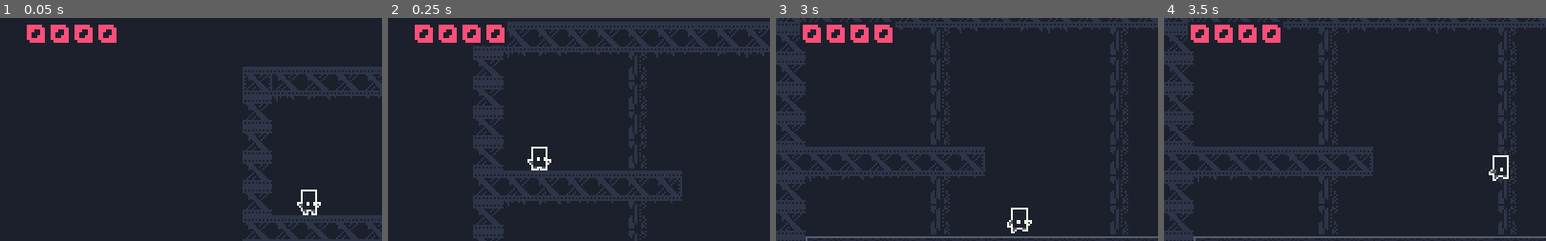
Above: before the commit, frames 1-4 (left to right).
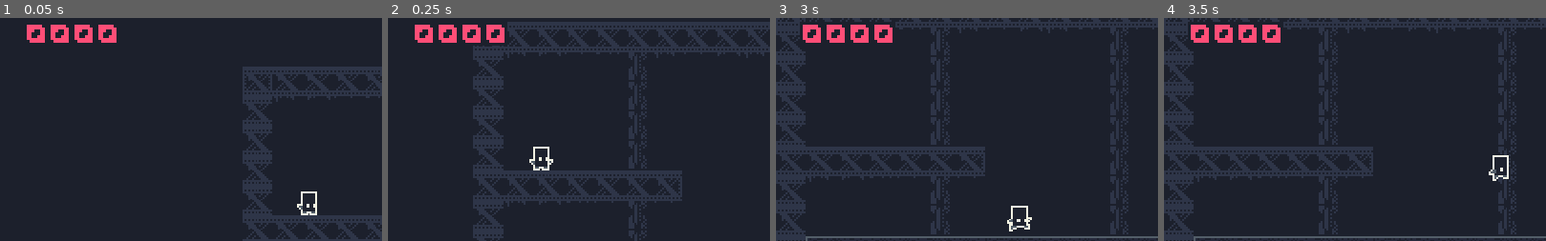
Above: after the commit, the same moments.

Repository: nassredean/2DPlatformerGodot
Game: Godot game, scene res://Scenes/Main.tscn
Two runs of this game, one before a commit and one after it. Both use one fixed random seed, a clock stepped at 60 frames per second and the inputs below.
Inputs:
- Up to frame 1 (0.05 s): no input
- Up to frame 2 (0.25 s): no input
- Up to frame 3 (3 s): hold D (move_right) 0.53-2.03 s; tap E (interact, bound only after the commit) at 0.6, 1.55, 2.1, 2.85 s; tap Space (jump) at 0.77, 0.8, 1.07, 1.35, 1.52, 1.82, 2.3 s; hold A (move_left) 2.03-2.78 s; hold D (move_right) from 2.78 s (still down)
- Up to frame 4 (3.5 s): keep holding D (move_right); tap Space (jump) at 3.02, 3.32 s
The pictures show only the part of the screen within x 0-50%, y 4-54%; the shares and areas given below are measured in that part.

The runs differ from the first frame. In frame 1, 0.2% of the frame differs, in the area x 77-84%, y 76-89%; in frame 2, 0.2%; in frame 3, 0.3%, in the area x 60-67%, y 84-97%; in frame 4, nothing differs.

Commit message:
Cleaner animation system, add slash and projectile animations

Diff:
--- a/Scenes/Character.tscn
+++ b/Scenes/Character.tscn
@@ -1,47 +1,22 @@
-[gd_scene load_steps=8 format=2]
+[gd_scene load_steps=9 format=2]
 
-[ext_resource path="res://Assets/industrial.v2.png" type="Texture" id=1]
 [ext_resource path="res://Scripts/Character.gd" type="Script" id=2]
-[ext_resource path="res://Assets/deathanim.png" type="Texture" id=3]
+[ext_resource path="res://Assets/CharacterSpriteSheet.png" type="Texture" id=4]
 
 [sub_resource type="Animation" id=4]
 resource_name = "Death"
 length = 0.6
 tracks/0/type = "value"
-tracks/0/path = NodePath("RunIdleSwipeSprite:visible")
+tracks/0/path = NodePath("CharacterSprite:frame")
 tracks/0/interp = 1
 tracks/0/loop_wrap = true
 tracks/0/imported = false
 tracks/0/enabled = true
 tracks/0/keys = {
-"times": PoolRealArray( 0 ),
-"transitions": PoolRealArray( 1 ),
-"update": 1,
-"values": [ false ]
-}
-tracks/1/type = "value"
-tracks/1/path = NodePath("DeathSprite:visible")
-tracks/1/interp = 1
-tracks/1/loop_wrap = true
-tracks/1/imported = false
-tracks/1/enabled = true
-tracks/1/keys = {
-"times": PoolRealArray( 0 ),
-"transitions": PoolRealArray( 1 ),
-"update": 1,
-"values": [ true ]
-}
-tracks/2/type = "value"
-tracks/2/path = NodePath("DeathSprite:frame")
-tracks/2/interp = 1
-tracks/2/loop_wrap = true
-tracks/2/imported = false
-tracks/2/enabled = true
-tracks/2/keys = {
 "times": PoolRealArray( 0, 0.1, 0.2, 0.3 ),
 "transitions": PoolRealArray( 1, 1, 1, 1 ),
 "update": 1,
-"values": [ 0, 1, 2, 3 ]
+"values": [ 32, 33, 34, 35 ]
 }
 
 [sub_resource type="Animation" id=2]
@@ -49,7 +24,7 @@
 length = 1.6
 loop = true
 tracks/0/type = "value"
-tracks/0/path = NodePath("RunIdleSwipeSprite:frame")
+tracks/0/path = NodePath("CharacterSprite:frame")
 tracks/0/interp = 1
 tracks/0/loop_wrap = true
 tracks/0/imported = false
@@ -58,31 +33,39 @@
 "times": PoolRealArray( 0, 0.2, 0.4, 0.6, 0.8, 1, 1.2, 1.4 ),
 "transitions": PoolRealArray( 1, 1, 1, 1, 1, 1, 1, 1 ),
 "update": 1,
-"values": [ 0, 1, 2, 3, 4, 5, 6, 7 ]
+"values": [ 32, 1, 2, 3, 4, 5, 6, 7 ]
 }
-tracks/1/type = "value"
-tracks/1/path = NodePath("DeathSprite:visible")
-tracks/1/interp = 1
-tracks/1/loop_wrap = true
-tracks/1/imported = false
-tracks/1/enabled = true
-tracks/1/keys = {
-"times": PoolRealArray( 0 ),
-"transitions": PoolRealArray( 1 ),
+
+[sub_resource type="Animation" id=6]
+resource_name = "Shoot"
+length = 0.4
+tracks/0/type = "value"
+tracks/0/path = NodePath("CharacterSprite:frame")
+tracks/0/interp = 1
+tracks/0/loop_wrap = true
+tracks/0/imported = false
+tracks/0/enabled = true
+tracks/0/keys = {
+"times": PoolRealArray( 0, 0.1, 0.2, 0.3 ),
+"transitions": PoolRealArray( 1, 1, 1, 1 ),
 "update": 1,
-"values": [ false ]
+"values": [ 24, 25, 26, 27 ]
 }
-tracks/2/type = "value"
-tracks/2/path = NodePath("RunIdleSwipeSprite:visible")
-tracks/2/interp = 1
-tracks/2/loop_wrap = true
-tracks/2/imported = false
-tracks/2/enabled = true
-tracks/2/keys = {
-"times": PoolRealArray( 0 ),
-"transitions": PoolRealArray( 1 ),
+
+[sub_resource type="Animation" id=5]
+resource_name = "Slash"
+length = 0.4
+tracks/0/type = "value"
+tracks/0/path = NodePath("CharacterSprite:frame")
+tracks/0/interp = 1
+tracks/0/loop_wrap = true
+tracks/0/imported = false
+tracks/0/enabled = true
+tracks/0/keys = {
+"times": PoolRealArray( 0, 0.1, 0.2, 0.3 ),
+"transitions": PoolRealArray( 1, 1, 1, 1 ),
 "update": 1,
-"values": [ true ]
+"values": [ 16, 17, 18, 19 ]
 }
 
 [sub_resource type="Animation" id=1]
@@ -90,7 +73,7 @@
 length = 0.8
 loop = true
 tracks/0/type = "value"
-tracks/0/path = NodePath("RunIdleSwipeSprite:frame")
+tracks/0/path = NodePath("CharacterSprite:frame")
 tracks/0/interp = 1
 tracks/0/loop_wrap = true
 tracks/0/imported = false
@@ -101,30 +84,6 @@
 "update": 1,
 "values": [ 8, 9, 10, 11, 12, 13, 14, 15 ]
 }
-tracks/1/type = "value"
-tracks/1/path = NodePath("DeathSprite:visible")
-tracks/1/interp = 1
-tracks/1/loop_wrap = true
-tracks/1/imported = false
-tracks/1/enabled = true
-tracks/1/keys = {
-"times": PoolRealArray( 0 ),
-"transitions": PoolRealArray( 1 ),
-"update": 1,
-"values": [ false ]
-}
-tracks/2/type = "value"
-tracks/2/path = NodePath("RunIdleSwipeSprite:visible")
-tracks/2/interp = 1
-tracks/2/loop_wrap = true
-tracks/2/imported = false
-tracks/2/enabled = true
-tracks/2/keys = {
-"times": PoolRealArray( 0 ),
-"transitions": PoolRealArray( 1 ),
-"update": 1,
-"values": [ true ]
-}
 
 [sub_resource type="RectangleShape2D" id=3]
 extents = Vector2( 6.5, 7 )
@@ -132,27 +91,21 @@
 [node name="Character" type="KinematicBody2D"]
 script = ExtResource( 2 )
 
-[node name="RunIdleSwipeSprite" type="Sprite" parent="."]
-visible = false
-texture = ExtResource( 1 )
-hframes = 8
-vframes = 2
-frame = 8
-region_enabled = true
-region_rect = Rect2( 0, 256, 128, 32 )
-
-[node name="DeathSprite" type="Sprite" parent="."]
-texture = ExtResource( 3 )
-hframes = 4
-frame = 3
-
 [node name="AnimationPlayer" type="AnimationPlayer" parent="."]
 anims/Death = SubResource( 4 )
 anims/Idle = SubResource( 2 )
+anims/Shoot = SubResource( 6 )
+anims/Slash = SubResource( 5 )
 anims/Walk_Right = SubResource( 1 )
 
 [node name="CollisionShape2D" type="CollisionShape2D" parent="."]
 position = Vector2( -0.5, 1 )
 shape = SubResource( 3 )
 
+[node name="CharacterSprite" type="Sprite" parent="."]
+texture = ExtResource( 4 )
+hframes = 8
+vframes = 6
+frame = 19
+
 [connection signal="animation_finished" from="AnimationPlayer" to="." method="_on_AnimationPlayer_animation_finished"]
--- a/Scripts/Character.gd
+++ b/Scripts/Character.gd
@@ -11,6 +11,7 @@
 
 # Character state
 var respawning = false
+var slashing = false
 
 # Called when the node enters the scene tree for the first time.
 func _ready():
@@ -36,14 +37,19 @@
 				$AnimationPlayer.play("Walk_Right")
 
 		if Input.is_action_just_pressed("jump"):
-			if (is_on_floor()):
+			if is_on_floor():
 				velocity.y -= jump_speed
 				# Stop the running/idle animations when jumping
 				$AnimationPlayer.stop()
 				$AnimationPlayer.seek(2, true)
 
+		if Input.is_action_just_pressed("interact"):
+			if is_on_floor():
+				slashing = true
+				$AnimationPlayer.play("Slash")
+
 		# Play idle animation when not moving
-		if velocity.x == 0 and velocity.y == 0:
+		if velocity.x == 0 and velocity.y == 0 && !slashing:
 			$AnimationPlayer.play("Idle")
 
 		#gravity
@@ -58,11 +64,9 @@
 
 func set_direction(direction):
 	if direction == Direction.LEFT:
-		$RunIdleSwipeSprite.set_flip_h(true)
-		$DeathSprite.set_flip_h(true)
+		$CharacterSprite.set_flip_h(true)
 	elif direction == Direction.RIGHT:
-		$RunIdleSwipeSprite.set_flip_h(false)
-		$DeathSprite.set_flip_h(false)
+		$CharacterSprite.set_flip_h(false)
 
 func process_collisions():
 	# get collisioins
@@ -77,3 +81,5 @@
 func _on_AnimationPlayer_animation_finished(anim_name):
 	if anim_name == "Death":
 		respawn()
+	if anim_name == "Slash":
+		slashing = false
--- a/project.godot
+++ b/project.godot
@@ -40,6 +40,11 @@
 "events": [ Object(InputEventKey,"resource_local_to_scene":false,"resource_name":"","device":0,"alt":false,"shift":false,"control":false,"meta":false,"command":false,"pressed":false,"scancode":0,"physical_scancode":32,"unicode":0,"echo":false,"script":null)
  ]
 }
+interact={
+"deadzone": 0.5,
+"events": [ Object(InputEventKey,"resource_local_to_scene":false,"resource_name":"","device":0,"alt":false,"shift":false,"control":false,"meta":false,"command":false,"pressed":false,"scancode":0,"physical_scancode":69,"unicode":0,"echo":false,"script":null)
+ ]
+}
 
 [physics]
 
Binary file added: Assets/CharacterSpriteSheet.png
Not shown, changed: Assets/CharacterSpriteSheet.png.import
Binary file removed: Assets/deathanim.png
